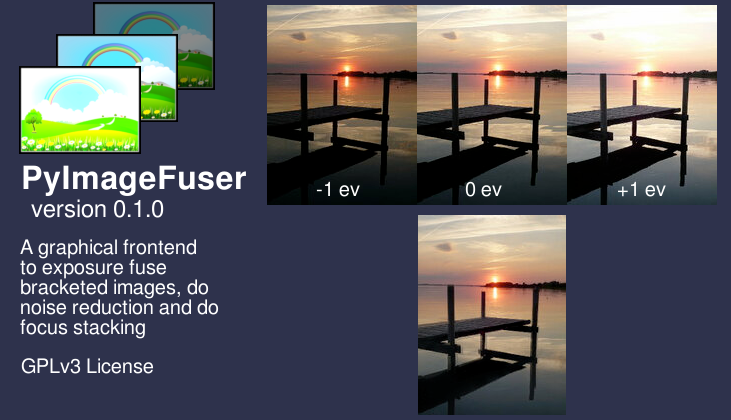
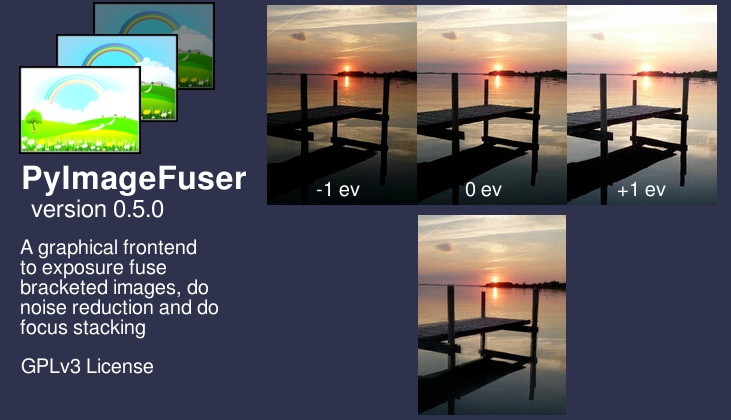
Comparing the layer stacks of the two 731×420 images. Changes:
renamed "version 0.1.0" to "version 0.5.0", painted on it over (x1=132, y1=199, x2=145, y2=218)
